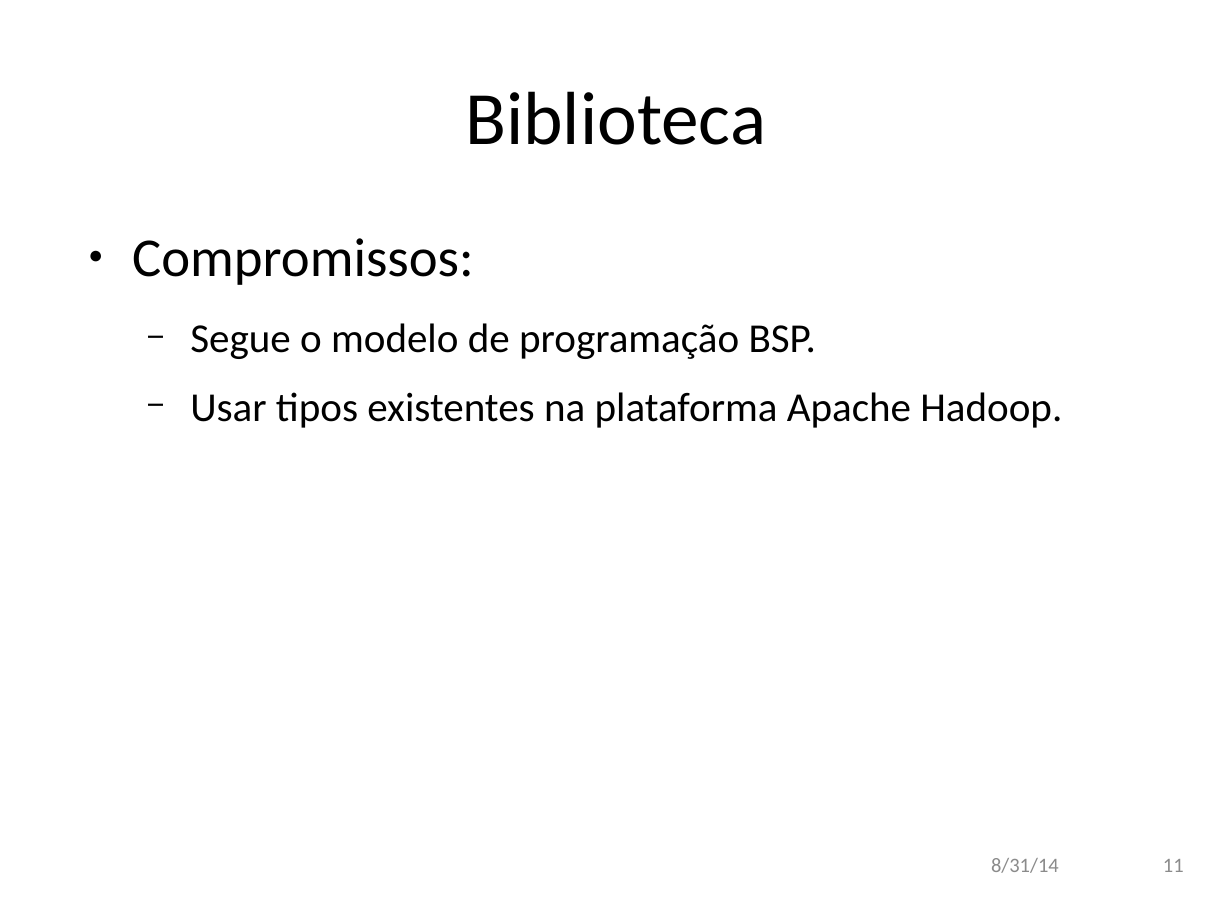
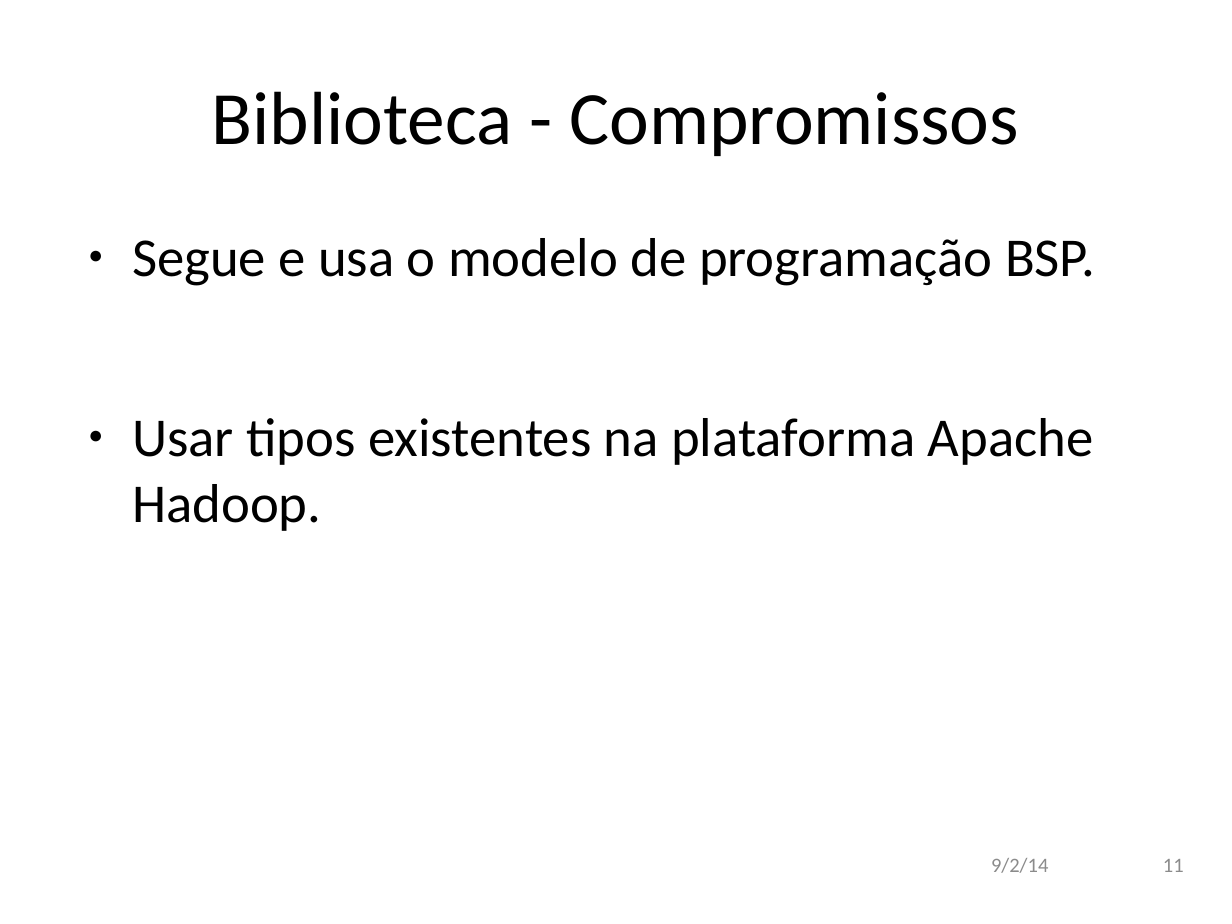
Before and after one commit to andremota/Distributed-Graph-Processing, a slide deck: slide 11 of docs/apresentação/apres_isel_format.odp. Drawn at 1232x924 pixels with LibreOffice and Linux fonts; fonts in the diff are those of the drawing; background and template pictures are left out. Boxes give left, top, right and bottom in pixels: in the first picture for what was removed or moved away, otherwise in the second. Text is boxed around its words. In the diff, an @@ line names an element or a change of style, - is before the commit and + after.

```diff
--- a/docs/apresentação/apres_isel_format.odp
+++ b/docs/apresentação/apres_isel_format.odp
@@ title at box(212, 91, 1019, 156): text changed @@
-Biblioteca
+Biblioteca - Compromissos
@@ text at box(132, 238, 1095, 286): text changed; size 24 to 32 pt @@
-● Compromissos:
-  − Segue o modelo de programação BSP.
+● Segue e usa o modelo de programação BSP.
@@ text at box(132, 418, 1094, 531): size 24 to 32 pt in "Usar tipos existentes na plataforma Apache Hadoop."; bullet − to ●; list level 2 to 1 in "Usar tipos existentes na plataforma ..." @@
@@ text at box(991, 858, 1048, 873): text changed @@
-8/31/14
+9/2/14
```
Also in this commit, not shown: 17 other slides changed.
